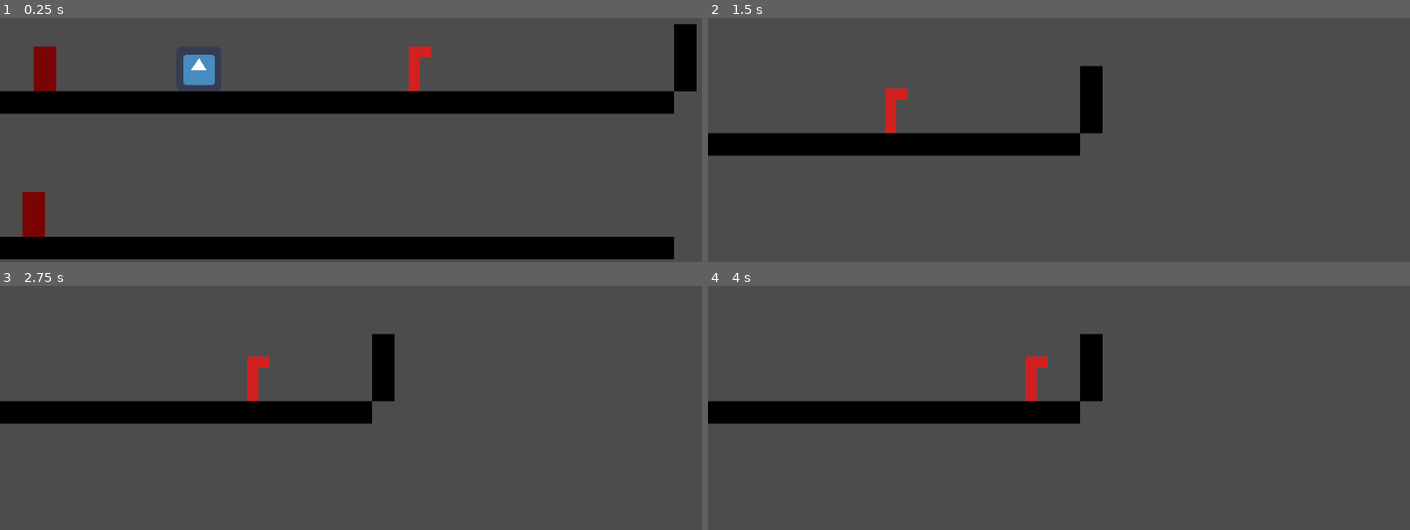
Above: before the commit, frames 1-4 (two rows, left to right).
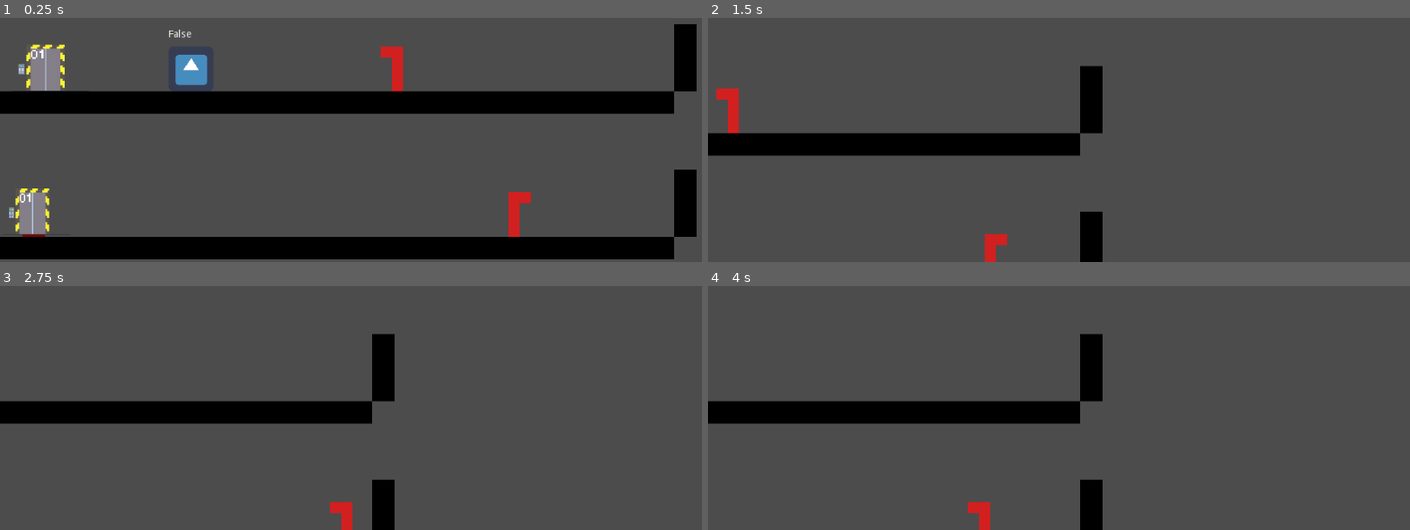
Above: after the commit, the same moments.

Repository: alanzulwas/KittyRunWithBox
Game: Godot game, scene res://Map/Map1.tscn
The game is run twice, just before and just after one commit, with the same random seed, the same clock (stepped at 60 frames per second) and the same inputs. The engine's default icon, where the game draws it, is replaced by a stand-in: a white triangle on a blue panel in a dark square.
Inputs (mouse positions are in pixels of both pictures, inside the frame that each line leads up to):
- Up to frame 1 (0.25 s): no input
- Up to frame 2 (1.5 s): move the mouse to (1227, 30) at 0.52 s; press the mouse at (1227, 30) at 0.53 s; move the mouse to (925, 74) at 1.27 s; release the mouse at (925, 74) at 1.28 s; click (925, 74) at 1.35 s
- Up to frame 3 (2.75 s): move the mouse to (outside the picture) at 2.02 s; press the mouse at (outside the picture) at 2.03 s
- Up to frame 4 (4 s): move the mouse to (1030, 403) at 2.77 s; release the mouse at (1030, 403) at 2.78 s; click (1030, 403) at 2.85 s; move the mouse to (1283, 383) at 3.52 s; press the mouse at (1283, 383) at 3.53 s

The runs differ from the first frame. In frame 1, 4.3% of the frame differs, in the area x 1-100%, y 4-90%; in frame 2, 1.7%; in frame 3, 1.3%; in frame 4, 1.3%.

Commit message:
fixed bug musuh dengan character

Diff:
--- a/Enemy.gd
+++ b/Enemy.gd
@@ -2,28 +2,34 @@
 
 var target = Vector2.ZERO
 var velocity = Vector2.ZERO
-var is_moving_right = true
+export var is_moving_right = true
 var targettinCharacter = false
 export (int) var speed = 200
 
 onready var Map = get_node("../").name
 onready var Chara = get_node("/root/"+Map+"/Sprite")
 
+func _ready():
+	if !is_moving_right :
+		scale.x = -scale.x
+
 func _physics_process(delta):
 	delta = delta
-	if targettinCharacter:
+	if targettinCharacter and Chara.isMove:
+		Chara.playerAlive = false
 		_move_to_object()
 	else :
 		_enemyMove()
 		_detectTurnAround()
 
 func _on_DetectPlayer_body_entered(body):
-	if body.is_in_group("Player") and Chara.isMove:
+	if body.is_in_group("Player"):
 		targettinCharacter = true
 		target = body.global_position
 
 func _on_DetectPlayer_body_exited(body):
-	targettinCharacter = false
+	if body.is_in_group("Player"):
+		targettinCharacter = false
 
 func _move_to_object():
 	if global_position.distance_to(target) > 5:
--- a/Enemy.tscn
+++ b/Enemy.tscn
@@ -1,12 +1,9 @@
-[gd_scene load_steps=5 format=2]
+[gd_scene load_steps=4 format=2]
 
 [ext_resource path="res://Enemy.gd" type="Script" id=1]
 
 [sub_resource type="RectangleShape2D" id=1]
 extents = Vector2( 16, 32 )
-
-[sub_resource type="RectangleShape2D" id=3]
-extents = Vector2( 15.5, 32 )
 
 [sub_resource type="RectangleShape2D" id=2]
 extents = Vector2( 45.4545, 32 )
@@ -18,13 +15,6 @@
 
 [node name="CollisionShape2D" type="CollisionShape2D" parent="."]
 shape = SubResource( 1 )
-
-[node name="CollisionCharacter" type="Area2D" parent="." groups=["Enemy"]]
-collision_layer = 2
-
-[node name="CollisionShape2D" type="CollisionShape2D" parent="CollisionCharacter"]
-position = Vector2( -0.5, 0 )
-shape = SubResource( 3 )
 
 [node name="DetectPlayer" type="Area2D" parent="."]
 collision_layer = 2
--- a/Map/Map1.tscn
+++ b/Map/Map1.tscn
@@ -1,8 +1,9 @@
-[gd_scene load_steps=6 format=2]
+[gd_scene load_steps=7 format=2]
 
 [ext_resource path="res://Sprite.tscn" type="PackedScene" id=1]
 [ext_resource path="res://Camera2D.gd" type="Script" id=2]
 [ext_resource path="res://Enemy.tscn" type="PackedScene" id=3]
+[ext_resource path="res://Asset/door01.png" type="Texture" id=4]
 
 [sub_resource type="RectangleShape2D" id=1]
 extents = Vector2( 16, 16 )
@@ -11,8 +12,13 @@
 extents = Vector2( 16, 32 )
 
 [node name="Map1" type="Control"]
+anchor_top = -0.027
 anchor_right = 1.0
-anchor_bottom = 1.0
+anchor_bottom = 0.973
+margin_left = -8.0
+margin_top = 0.200001
+margin_right = -8.0
+margin_bottom = 0.199951
 mouse_filter = 2
 
 [node name="PanningCamera2D" type="Camera2D" parent="."]
@@ -21,7 +27,7 @@
 script = ExtResource( 2 )
 
 [node name="Sprite" parent="." instance=ExtResource( 1 )]
-position = Vector2( 283, 318 )
+position = Vector2( 272, 320 )
 
 [node name="Ground1" type="Node2D" parent="."]
 position = Vector2( 320, 368 )
@@ -935,7 +941,20 @@
 [node name="CollisionShape2D" type="CollisionShape2D" parent="Pintu1_1"]
 shape = SubResource( 2 )
 
-[node name="ColorRect" type="ColorRect" parent="Pintu1_1"]
+[node name="Gerbang" type="Sprite" parent="Pintu1_1"]
+position = Vector2( -80, -21.25 )
+scale = Vector2( 0.52963, 0.527228 )
+texture = ExtResource( 4 )
+hframes = 2
+vframes = 19
+
+[node name="Pintu1_2" type="Area2D" parent="." groups=["Pintu"]]
+position = Vector2( 48, 528 )
+
+[node name="CollisionShape2D" type="CollisionShape2D" parent="Pintu1_2"]
+shape = SubResource( 2 )
+
+[node name="ColorRect" type="ColorRect" parent="Pintu1_2"]
 margin_left = -16.0
 margin_top = -32.0
 margin_right = 16.0
@@ -943,22 +962,19 @@
 mouse_filter = 2
 color = Color( 0.478431, 0.0156863, 0.0156863, 1 )
 
-[node name="Pintu1_2" type="Area2D" parent="." groups=["Pintu"]]
-position = Vector2( 48, 528 )
-
-[node name="CollisionShape2D" type="CollisionShape2D" parent="Pintu1_2"]
-shape = SubResource( 2 )
-
-[node name="ColorRect" type="ColorRect" parent="Pintu1_2"]
-margin_left = -16.0
-margin_top = -32.0
-margin_right = 16.0
-margin_bottom = 32.0
-mouse_filter = 2
-color = Color( 0.478431, 0.0156863, 0.0156863, 1 )
+[node name="Gerbang" type="Sprite" parent="Pintu1_2"]
+position = Vector2( -72, -24 )
+scale = Vector2( 0.459259, 0.527228 )
+texture = ExtResource( 4 )
+hframes = 2
+vframes = 19
 
 [node name="Enemy" parent="." instance=ExtResource( 3 )]
 position = Vector2( 578, 320 )
+is_moving_right = false
+
+[node name="Enemy2" parent="." instance=ExtResource( 3 )]
+position = Vector2( 720, 528 )
 
 [node name="Wall" type="Node2D" parent="."]
 position = Vector2( 976, 336 )
@@ -1053,3 +1069,97 @@
 
 [node name="CollisionShape2D" type="CollisionShape2D" parent="Wall2/Grounds3"]
 shape = SubResource( 1 )
+
+[node name="Wall3" type="Node2D" parent="."]
+position = Vector2( 976, 544 )
+
+[node name="Grounds" type="StaticBody2D" parent="Wall3"]
+collision_layer = 4
+collision_mask = 3
+
+[node name="ColorRect" type="ColorRect" parent="Wall3/Grounds"]
+margin_left = -16.0
+margin_top = -16.0
+margin_right = 16.0
+margin_bottom = 16.0
+color = Color( 0, 0, 0, 1 )
+
+[node name="CollisionShape2D" type="CollisionShape2D" parent="Wall3/Grounds"]
+shape = SubResource( 1 )
+
+[node name="Grounds2" type="StaticBody2D" parent="Wall3"]
+position = Vector2( 0, -32 )
+collision_layer = 4
+collision_mask = 3
+
+[node name="ColorRect" type="ColorRect" parent="Wall3/Grounds2"]
+margin_left = -16.0
+margin_top = -16.0
+margin_right = 16.0
+margin_bottom = 16.0
+color = Color( 0, 0, 0, 1 )
+
+[node name="CollisionShape2D" type="CollisionShape2D" parent="Wall3/Grounds2"]
+shape = SubResource( 1 )
+
+[node name="Grounds3" type="StaticBody2D" parent="Wall3"]
+position = Vector2( 0, -64 )
+collision_layer = 4
+collision_mask = 3
+
+[node name="ColorRect" type="ColorRect" parent="Wall3/Grounds3"]
+margin_left = -16.0
+margin_top = -16.0
+margin_right = 16.0
+margin_bottom = 16.0
+color = Color( 0, 0, 0, 1 )
+
+[node name="CollisionShape2D" type="CollisionShape2D" parent="Wall3/Grounds3"]
+shape = SubResource( 1 )
+
+[node name="Wall4" type="Node2D" parent="."]
+position = Vector2( -16, 544 )
+
+[node name="Grounds" type="StaticBody2D" parent="Wall4"]
+collision_layer = 4
+collision_mask = 3
+
+[node name="ColorRect" type="ColorRect" parent="Wall4/Grounds"]
+margin_left = -16.0
+margin_top = -16.0
+margin_right = 16.0
+margin_bottom = 16.0
+color = Color( 0, 0, 0, 1 )
+
+[node name="CollisionShape2D" type="CollisionShape2D" parent="Wall4/Grounds"]
+shape = SubResource( 1 )
+
+[node name="Grounds2" type="StaticBody2D" parent="Wall4"]
+position = Vector2( 0, -32 )
+collision_layer = 4
+collision_mask = 3
+
+[node name="ColorRect" type="ColorRect" parent="Wall4/Grounds2"]
+margin_left = -16.0
+margin_top = -16.0
+margin_right = 16.0
+margin_bottom = 16.0
+color = Color( 0, 0, 0, 1 )
+
+[node name="CollisionShape2D" type="CollisionShape2D" parent="Wall4/Grounds2"]
+shape = SubResource( 1 )
+
+[node name="Grounds3" type="StaticBody2D" parent="Wall4"]
+position = Vector2( 0, -64 )
+collision_layer = 4
+collision_mask = 3
+
+[node name="ColorRect" type="ColorRect" parent="Wall4/Grounds3"]
+margin_left = -16.0
+margin_top = -16.0
+margin_right = 16.0
+margin_bottom = 16.0
+color = Color( 0, 0, 0, 1 )
+
+[node name="CollisionShape2D" type="CollisionShape2D" parent="Wall4/Grounds3"]
+shape = SubResource( 1 )
--- a/Sprite.gd
+++ b/Sprite.gd
@@ -6,44 +6,39 @@
 var target = Vector2.ZERO
 var velocity = Vector2.ZERO
 var door_name = null
-var isMove = null
-var playerAlive = true
+
+
+onready var playerAlive = true
+onready var isMove = false
 
 func _unhandled_input(event):
 	if event is InputEventMouseButton:
 		if event.is_action_pressed("ui_left_click") and event.doubleclick:
+			isMove = true
 			target = Vector2(get_global_mouse_position().x,self.global_position.y)
 
 func _physics_process(delta):
 	delta = delta
 	if playerAlive:
-		_gravity()
 		_move_to_mouse()
-
-func _gravity() -> void :
-	velocity.y += 25
+	$Label.text = str(isMove)
 
 func _move_to_mouse():
 	if target:
 		velocity = global_position.direction_to(target) * speed
 		if global_position.length() < 3:
+			isMove = false
 			return
 
 	if !global_position.distance_to(target) > 5:
 		isMove = false
 	else:
 		velocity = move_and_slide(velocity)
-		isMove = true
 
 func _pintu_area_entered(area):
 	if area.is_in_group("Pintu"):
 		$PopUp_Pintu.visible = true
 		setDoorName(area.name)
-
-	if area.is_in_group("Enemy"):
-		print("PLAYER MATI")
-		playerAlive = false
-
 
 func _pintu_area_exited(area):
 	if area.is_in_group("Pintu"):
--- a/Sprite.tscn
+++ b/Sprite.tscn
@@ -33,5 +33,11 @@
 margin_right = 88.0
 margin_bottom = -48.0
 
+[node name="Label" type="Label" parent="."]
+margin_left = -32.0
+margin_top = -56.0
+margin_right = 32.0
+margin_bottom = -42.0
+
 [connection signal="area_entered" from="Area2D" to="." method="_pintu_area_entered"]
 [connection signal="area_exited" from="Area2D" to="." method="_pintu_area_exited"]
Binary file added: Asset/door01.png
Not shown, added: Asset/door01.png.import
